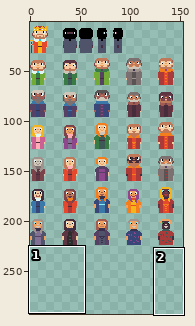
Pixel-art file -- brackeys-game-jam-2026.2/assets/aseprite/characters.aseprite. The first picture is a wide view before the edit; the outline marks the close-up.
Close-up. As it was:
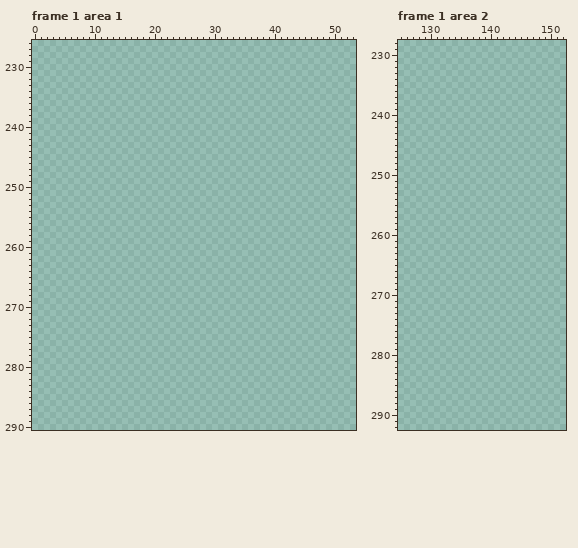
160x496 pixels, 2 frames. Shown: frame 1 area 1: x 0..53, y 226..290; frame 1 area 2: x 125..152, y 228..292. The wide view leaves out empty margins. The commit also changed other frames or places, which this record leaves out.
Now the later version:
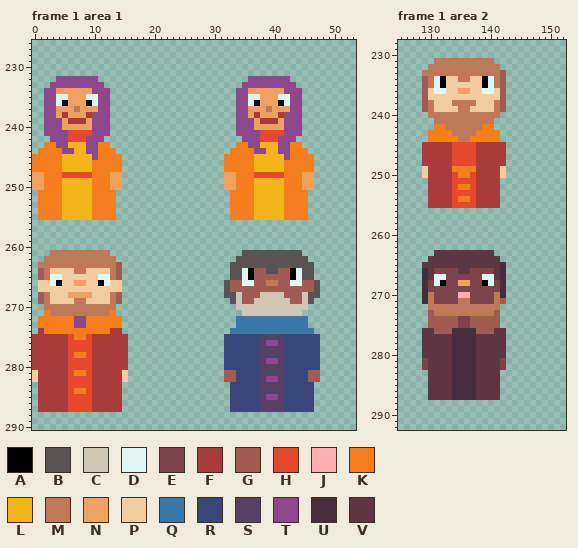
Palette (. is transparent): A #000000  B #5a5353  C #cfc6b8  D #dff6f5  E #7a444a  F #a93b3b  G #a05b53  H #e6482e  J #ffaeb6  K #f47e1b  L #f4b41b  M #bf7958  N #eea160  P #f4cca1  Q #3978a8  R #394778  S #564064  T #8e478c  U #472d3c  V #5e3643
The edit:
layer "NPCs/Women/Woman 18" added
layer "NPCs/Women/Woman 17" added
layer "NPCs/Men/Man 14" added
layer "NPCs/Men/Man 15" added
layer "NPCs/Men/Man 18" added
layer "NPCs/Men/Man 19" added
Changed rows in their new state; - is an unchanged pixel.
Frame 1 area 1:
first column x 0:
232 ----TTTTTTT-------------------------TTTTTTT----
233 ---TTTTTTTTT-----------------------TTTTTTTTT---
234 --TTNNNNNNTTT---------------------TTNNNNNNTTT--
235 --TTDDNNNDDTT---------------------TTDDNNNDDTT--
236 --TTDANNNADTT---------------------TTDANNNADTT--
237 --TTNNNMNNNTT---------------------TTNNNMNNNTT--
238 --TTNFNNNFTTT---------------------TTNFNNNFTTT--
239 --TTTNFFFNTTT---------------------TTTNFFFNTTT--
240 --TTTNNNNNTTT---------------------TTTNNNNNTTT--
241 --TTTTHHHHTTT---------------------TTTTHHHHTTT--
242 ---TTTHHHTTT-----------------------TTTHHHTTT---
243 --KKTTLLLTTKK---------------------KKTTLLLTTKK--
244 -KKKKTTLLTTKKK-------------------KKKKTTLLTTKKK-
245 KKKKKLLLLLTKKKK-----------------KKKKKLLLLLTKKKK
246 KKKKKLLLLLKKKKK-----------------KKKKKLLLLLKKKKK
247 KKKKKLLLLLKKKKK-----------------KKKKKLLLLLKKKKK
248 NNKKKHHHHHKKKNN-----------------NNKKKHHHHHKKKNN
249 NNKKKLLLLLKKKNN-----------------NNKKKLLLLLKKKNN
250 NNKKKLLLLLKKKNN-----------------NNKKKLLLLLKKKNN
251 -KKKKLLLLLKKKK-------------------KKKKLLLLLKKKK-
252 -KKKKLLLLLKKKK-------------------KKKKLLLLLKKKK-
253 -KKKKLLLLLKKKK-------------------KKKKLLLLLKKKK-
254 -KKKKLLLLLKKKK-------------------KKKKLLLLLKKKK-
255 -KKKKLLLLLKKKK-------------------KKKKLLLLLKKKK-
first column x 0:
261 ---MMMMMMMMMM----------------------BBBBBBBBBB---
262 --MMMMMMMMMMMM--------------------BBBBBBBBBBBB--
263 -MMMMMMMMMMMMMG------------------BBBBBBBBBBBBBB-
264 -GMPPPPMMPPPPMG------------------BBDAGGBBGGADBB-
265 -GMDDPPPPPPDDMG------------------BBDAGGGGGGADBB-
266 -PPDAPPNNPPADPP-----------------BGGDDGGMMGGDDGGB
267 -PPPPPPPPPPPPPP-----------------BGGGGGGGGGGGGGGB
268 -GMPPPNNNNPPPMG-----------------BBCGGGCCCCGGGCBB
269 -GMPPPPMMPPPPMG------------------BCGGCCCCCCGGCB-
270 --MMMMMMMMMMMM--------------------CCCCCCCCCCCC--
271 --KMMMMMMMMMMK---------------------CCCCCCCCCC---
272 -KKKKKKTTKKKKKK-------------------QQQQQQQQQQQQ--
273 -KKKKKKTTKKKKKK-------------------QQQQQQQQQQQQ--
274 -FKKKKKKKKKKKFF------------------QQQQQQQQQQQQQQ-
275 FFFFFFHKKHFFFFFF----------------RRRRRRSSSSRRRRRR
276 FFFFFFHHHHFFFFFF----------------RRRRRRSTTSRRRRRR
277 FFFFFFHHHHFFFFFF----------------RRRRRRSSSSRRRRRR
278 FFFFFFHKKHFFFFFF----------------RRRRRRSSSSRRRRRR
279 FFFFFFHHHHFFFFFF----------------RRRRRRSTTSRRRRRR
280 FFFFFFHHHHFFFFFF----------------RRRRRRSSSSRRRRRR
281 PFFFFFHKKHFFFFFP----------------GGRRRRSSSSRRRRGG
282 PFFFFFHHHHFFFFFP----------------GGRRRRSTTSRRRRGG
283 -FFFFFHHHHFFFFF------------------RRRRRSSSSRRRRR-
284 -FFFFFHKKHFFFFF------------------RRRRRSSSSRRRRR-
285 -FFFFFHHHHFFFFF------------------RRRRRSTTSRRRRR-
286 -FFFFFHHHHFFFFF------------------RRRRRSSSSRRRRR-
287 -FFFFFHHHHFFFFF------------------RRRRRSSSSRRRRR-
Frame 1 area 2, layers "NPCs/Men/Man 19", "NPCs/Men/Man 18":
first column x 129:
231 --MMMMMMMMMM--
232 -MMMMMMMMMMMM-
233 MMMMMMMMMMMMMG
234 GMDAPPMMPPADMG
235 GMDAPPPPPPADMG
236 GPDDPPNNPPDDPG
237 GPPPPPPPPPPPPG
238 GMPPPMMMMPPPMG
239 GMPPPPMMPPPPMG
240 -MMMMMMMMMMMM-
241 --MMMMMMMMMM--
242 --KKMMMMMMKK--
243 -KKKKMMMMKKKK-
244 -KKKKKMMKKKKK-
245 FFFFFHHHHFFFFF
246 FFFFFHHHHFFFFF
247 FFFFFHHHHFFFFF
248 FFFFFHHHHFFFFF
249 PFFFFKKKKFFFFP
250 PFFFFHKKHFFFFP
251 -FFFFHHHHFFFF-
252 -FFFFHKKHFFFF-
253 -FFFFHHHHFFFF-
254 -FFFFHKKHFFFF-
255 -FFFFHHHHFFFF-
first column x 129:
263 --VVVVVVVVVV--
264 -VVVVVVVVVVVV-
265 VVVVVVVVVVVVVU
266 UVEEEEVVEEEEVU
267 UVDDEEEEEEDDVU
268 UEDAEENNEEADEU
269 UEEEEEEEEEEEEU
270 UMEEEEJJEEEEMU
271 UMEEEEMMEEEEMG
272 -MMMMMMMMMMMM-
273 -GMMMMMMMMMMG-
274 -GGGGGEEGGGGG-
275 -GGGGGEEGGGGG-
276 VVGGGUUUUGGGVV
277 VVVVVUUUUVVVVV
278 VVVVVUUUUVVVVV
279 VVVVVUUUUVVVVV
280 VVVVVUUUUVVVVV
281 EVVVVUUUUVVVVE
282 EVVVVUUUUVVVVE
283 -VVVVUUUUVVVV-
284 -VVVVUUUUVVVV-
285 -VVVVUUUUVVVV-
286 -VVVVUUUUVVVV-
287 -VVVVUUUUVVVV-
